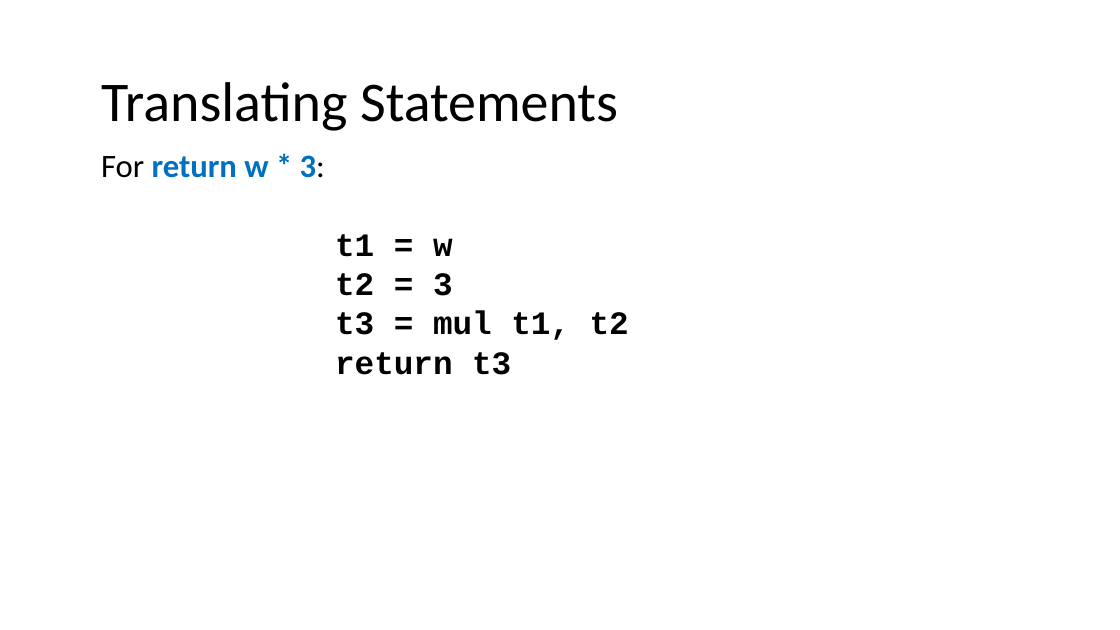
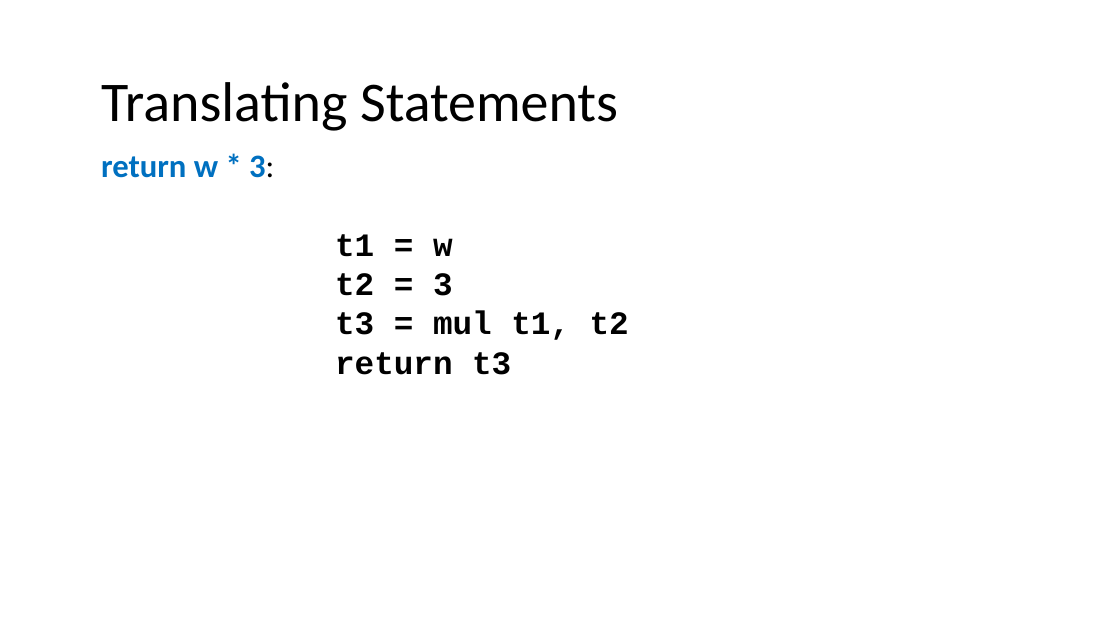
Before and after one commit to nivshani/compilation, a slide deck: slide 47 of slides/IR.pptx. Drawn at 1120x630 pixels with LibreOffice and Linux fonts; fonts in the diff are those of the drawing. Boxes give left, top, right and bottom in pixels: in the first picture for what was removed or moved away, otherwise in the second. Text is boxed around its words. In the diff, an @@ line names an element or a change of style, - is before the commit and + after.

```diff
--- a/slides/IR.pptx
+++ b/slides/IR.pptx
@@ text at [101,155,274,178]: text changed @@
-For return w * 3:
+return w * 3:
```
Also in this commit, not shown: 21 other slides changed, 1 other file.
